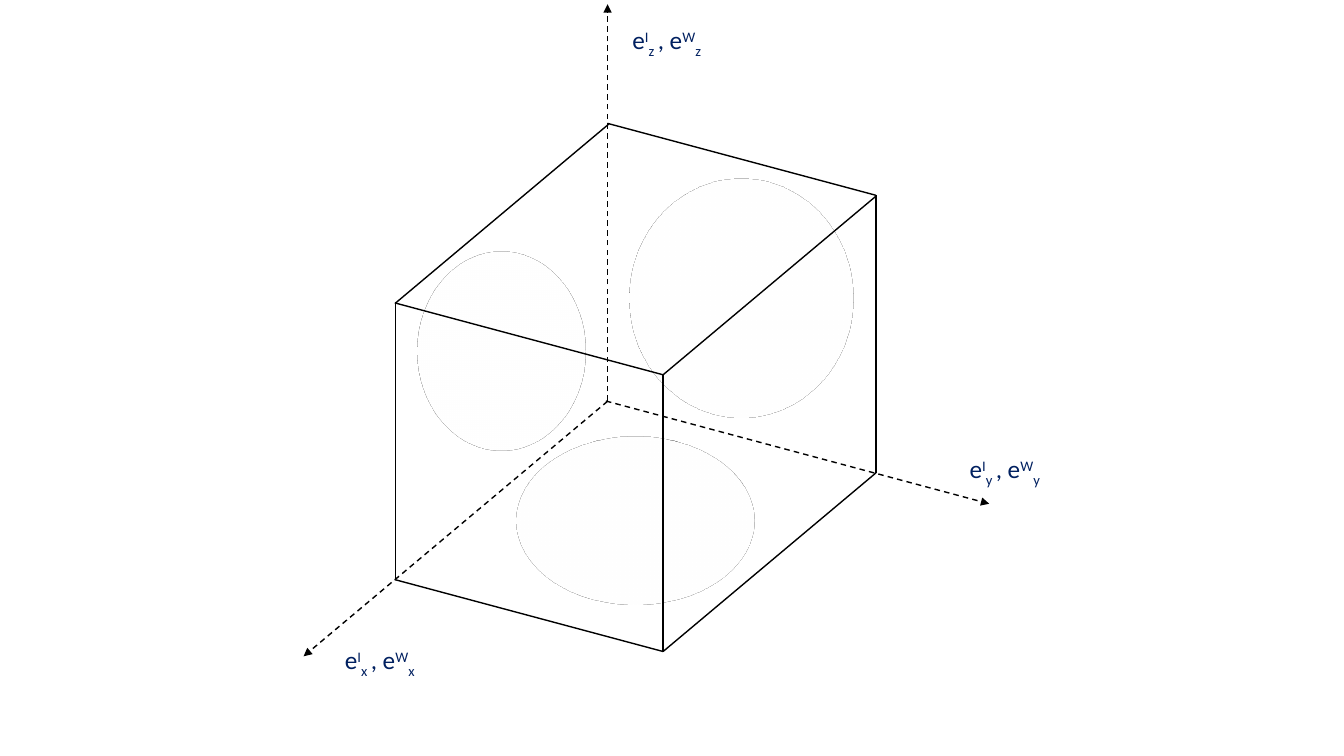
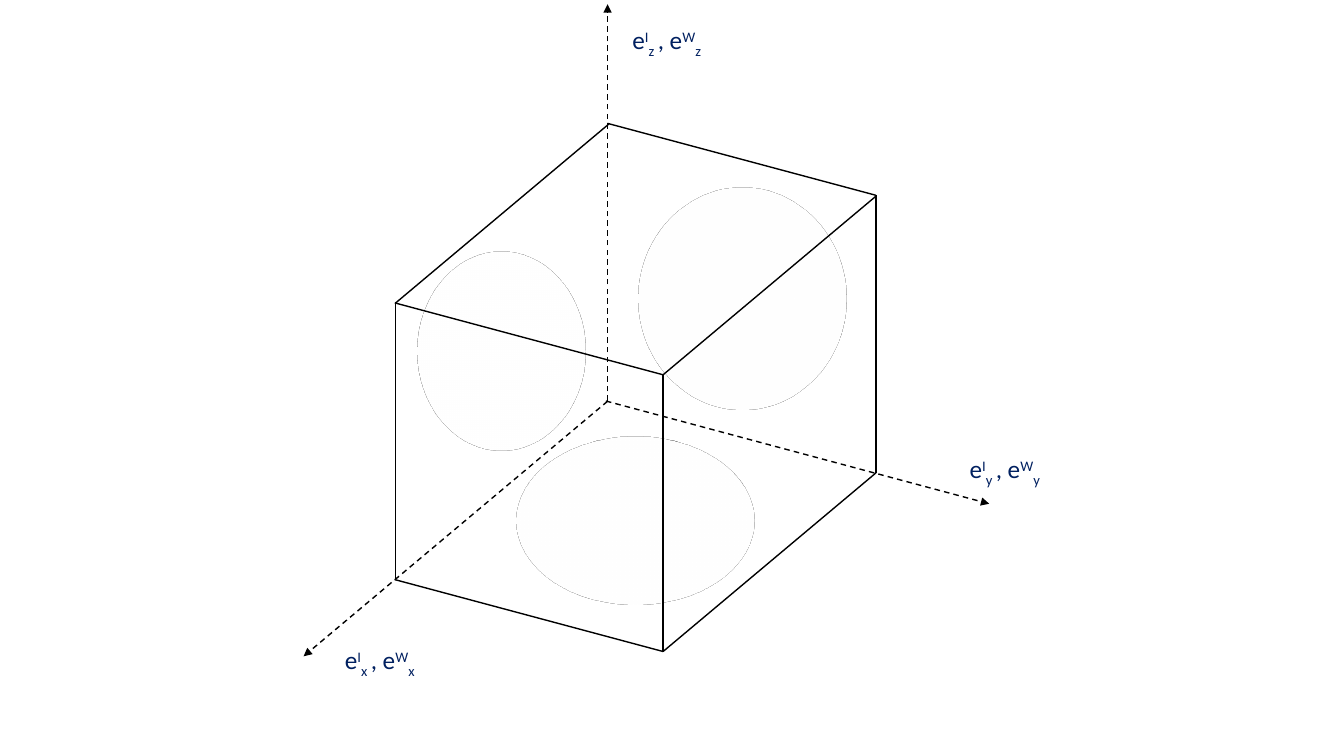
Before and after one commit to HSKA-CuBa/CuBa_git, a slide deck: slide 3 of GesamtDokumentation/Zeichnungen/MechAufbau3D.pptx. Drawn at 1344x756 pixels with LibreOffice and Linux fonts; fonts in the diff are those of the drawing. Boxes give left, top, right and bottom in pixels: in the first picture for what was removed or moved away, otherwise in the second. Text is boxed around its words. In the diff, an @@ line names an element or a change of style, - is before the commit and + after.

```diff
--- a/GesamtDokumentation/Zeichnungen/MechAufbau3D.pptx
+++ b/GesamtDokumentation/Zeichnungen/MechAufbau3D.pptx
@@ ellipse: place and size @@
-ellipse at [623, 179, 861, 417]
+ellipse at [631, 188, 853, 409]
```
Also in this commit, not shown: 1 slide added, 37 other files.
